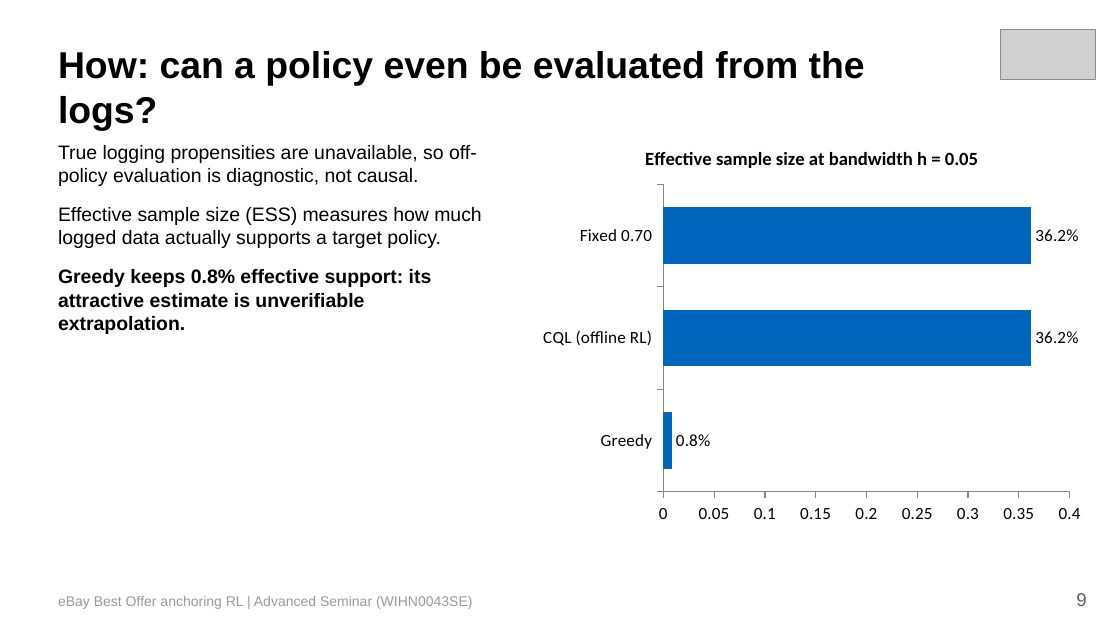
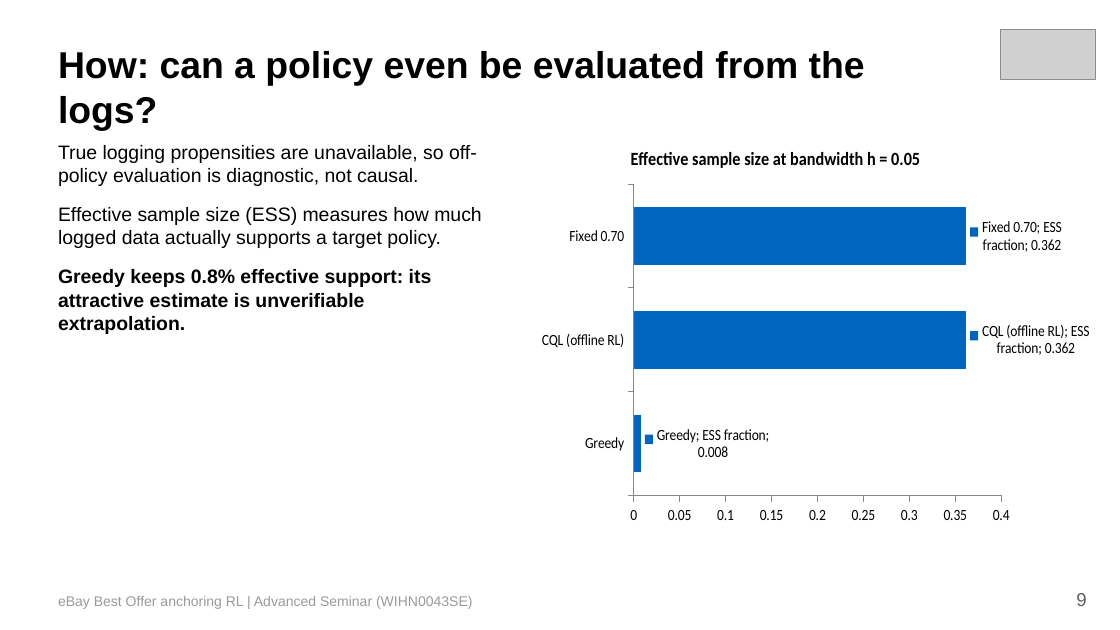
Before and after one commit to soluthan/ebay-anchoring-rl-final, a slide deck: slide 9 of report/ebay_anchoring_rl_presentation.pptx. Drawn at 1120x630 pixels with LibreOffice and Linux fonts; fonts in the diff are those of the drawing; grey boxes stand for pictures. Boxes give left, top, right and bottom in pixels: in the first picture for what was removed or moved away, otherwise in the second. Text is boxed around its words. In the diff, an @@ line names an element or a change of style, - is before the commit and + after.

```diff
--- a/report/ebay_anchoring_rl_presentation.pptx
+++ b/report/ebay_anchoring_rl_presentation.pptx
@@ bar chart at [532,129,1092,532] @@
@@ title "Effective sample size at bandwidth h = 0.05" to "Effective sample size at bandwidth h = 0.05 " @@
-Series 1: 0.008, 0.362, 0.362
+ESS fraction: 0.008, 0.362, 0.362
@@ data labels of ESS fraction changed @@
@@ category axis changed @@
@@ value axis changed @@
@@ lettering changed @@
```
Also in this commit, not shown: 2 other slides changed, 1 slide added.
